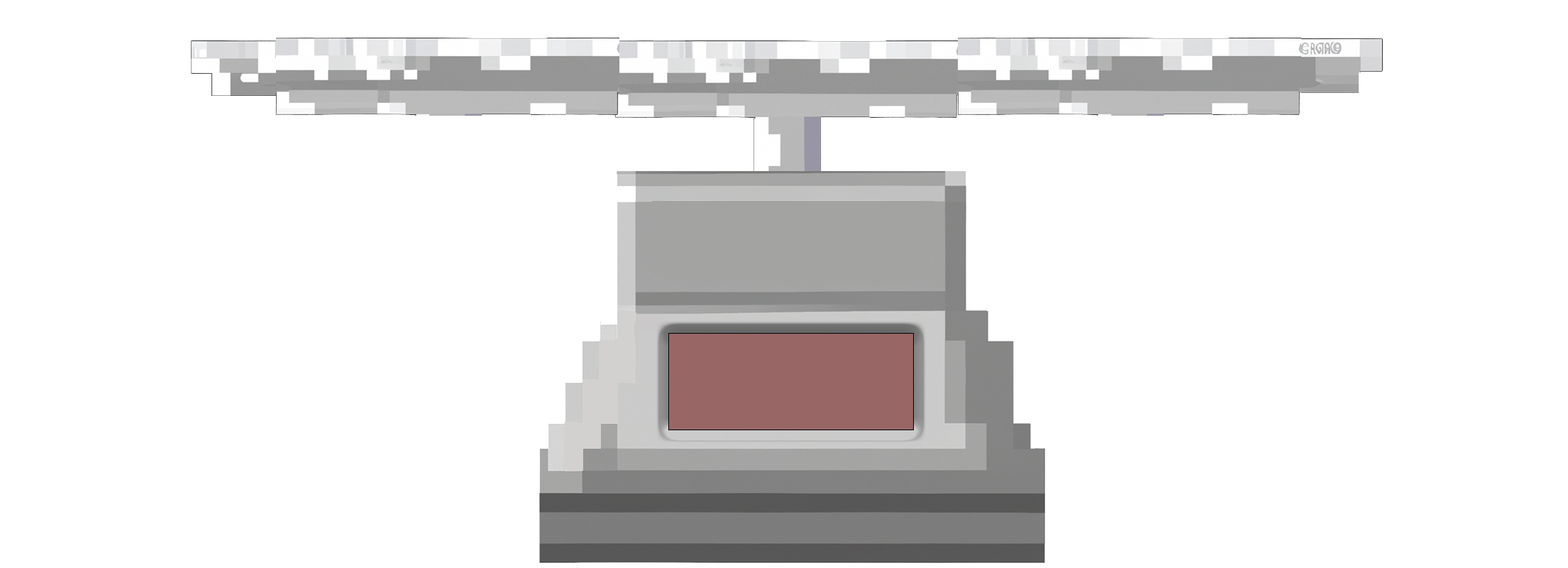
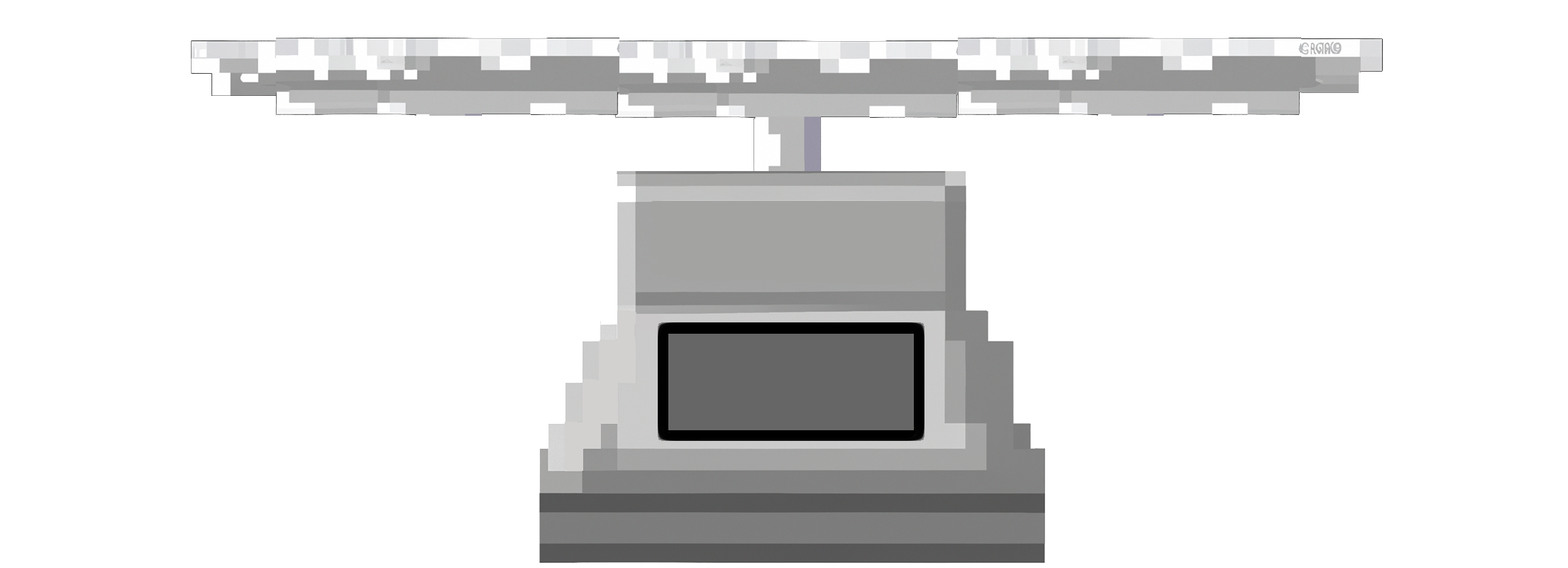
Layered file, before and after one edit (1568 × 568). Changes by layer:
removed layer "Rectangle 1" over [668,333,914,430]
added layer "Color Fill 1" above "Layer 4" over [656,320,926,443]
moved "Layer 4" above "Rectangle 1 copy 67", painted on it over [656,320,926,430]
renamed "Layer 5" to "Rectangle 1 copy 67", painted on it over [656,320,926,443]